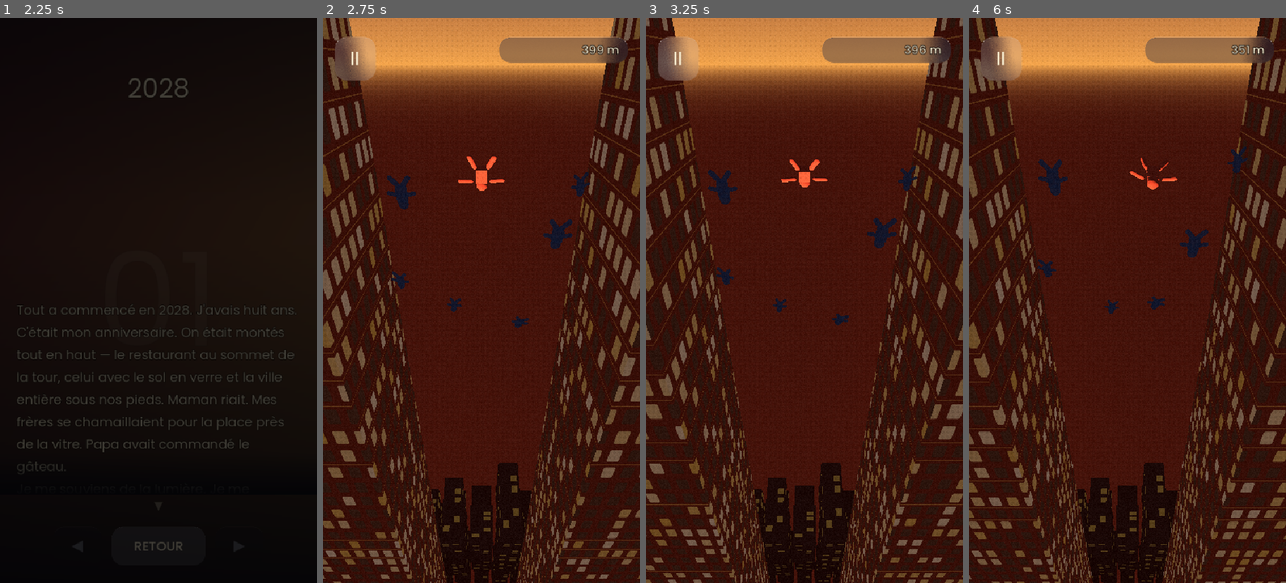
Above: before the commit, frames 1-4 (left to right).
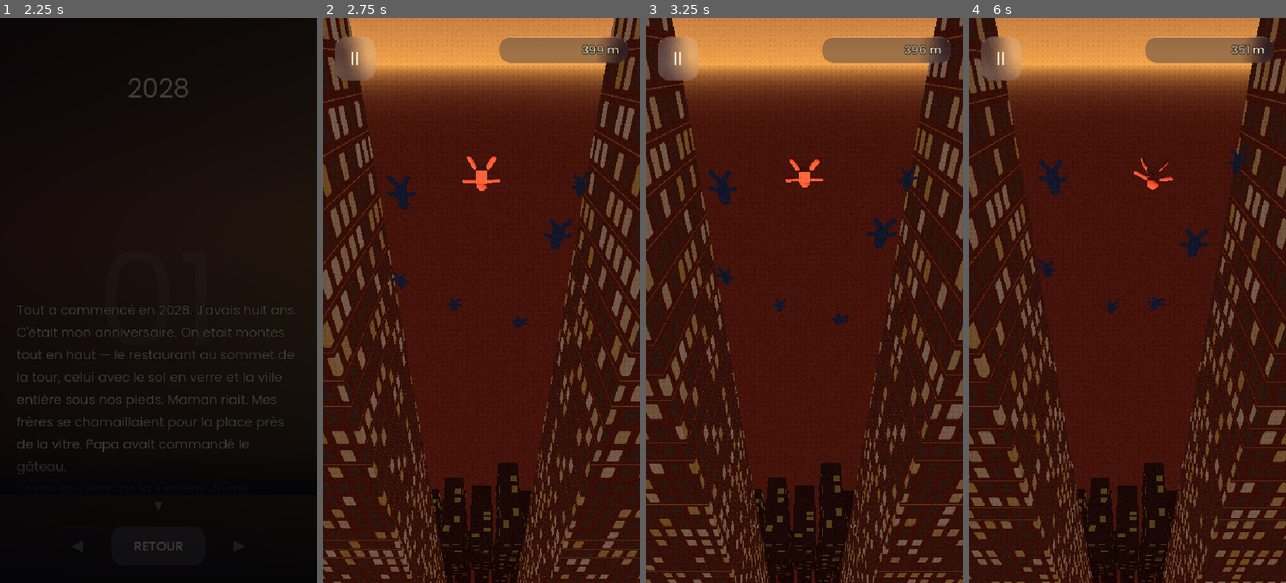
Above: after the commit, the same moments.

Repository: quvntvn/Hyperdive
Game: Godot game, scene res://scenes/ui/main_menu.tscn
Two runs of this game, one before a commit and one after it. Both use one fixed random seed, a clock stepped at 60 frames per second and the inputs below.
Inputs (mouse positions are in pixels of both pictures, inside the frame that each line leads up to):
- Up to frame 1 (2.25 s): tap Enter at 0.5 s; move the mouse to (228, 272) at 0.52 s; hold D (move_right) 0.53-1.25 s; tap 1 at 0.6 s; click (228, 272) at 0.67 s; click "ARCHIVES" at 1.25 s; click "1" at 2 s
- Up to frame 2 (2.75 s): no input
- Up to frame 3 (3.25 s): drag from (741, 328) to (788, 413) at 2.77 s
- Up to frame 4 (6 s): move the mouse to (1159, 176) at 3.52 s; hold D (move_right) 3.53-4.25 s; tap U at 3.6 s; drag from (1111, 413) to (1032, 215) at 4.27 s; move the mouse to (1222, 385) at 5.02 s; hold A (move_left) 5.03-5.75 s; tap 2 at 5.1 s; drag from (1032, 215) to (1079, 159) at 5.77 s

Frame 1 is identical in both runs. In frame 2, less than 0.1% of the frame differs, in the area x 42-58%, y 28-30%; in frame 3, less than 0.1%; in frame 4, less than 0.1%, in the area x 50-66%, y 26-29%.

Commit message:
fix(player): epaules rentrees dans le torse (bras colles)
Co-Authored-By: Claude Opus 4.8 <noreply@anthropic.com>

Diff:
--- a/hyperdive/scenes/player/player.tscn
+++ b/hyperdive/scenes/player/player.tscn
@@ -52,7 +52,7 @@
 material_override = SubResource("BodyMaterial")
 
 [node name="ArmLeftPivot" type="Node3D" parent="Character"]
-transform = Transform3D(1, 0, 0, 0, 1, 0, 0, 0, 1, -0.19, 0.28, 0)
+transform = Transform3D(1, 0, 0, 0, 1, 0, 0, 0, 1, -0.1, 0.28, 0)
 
 [node name="ArmLeft" type="MeshInstance3D" parent="Character/ArmLeftPivot"]
 transform = Transform3D(1, 0, 0, 0, 1, 0, 0, 0, 1, 0, -0.18, 0)
@@ -60,7 +60,7 @@
 material_override = SubResource("BodyMaterial")
 
 [node name="ArmRightPivot" type="Node3D" parent="Character"]
-transform = Transform3D(1, 0, 0, 0, 1, 0, 0, 0, 1, 0.19, 0.28, 0)
+transform = Transform3D(1, 0, 0, 0, 1, 0, 0, 0, 1, 0.1, 0.28, 0)
 
 [node name="ArmRight" type="MeshInstance3D" parent="Character/ArmRightPivot"]
 transform = Transform3D(1, 0, 0, 0, 1, 0, 0, 0, 1, 0, -0.18, 0)
